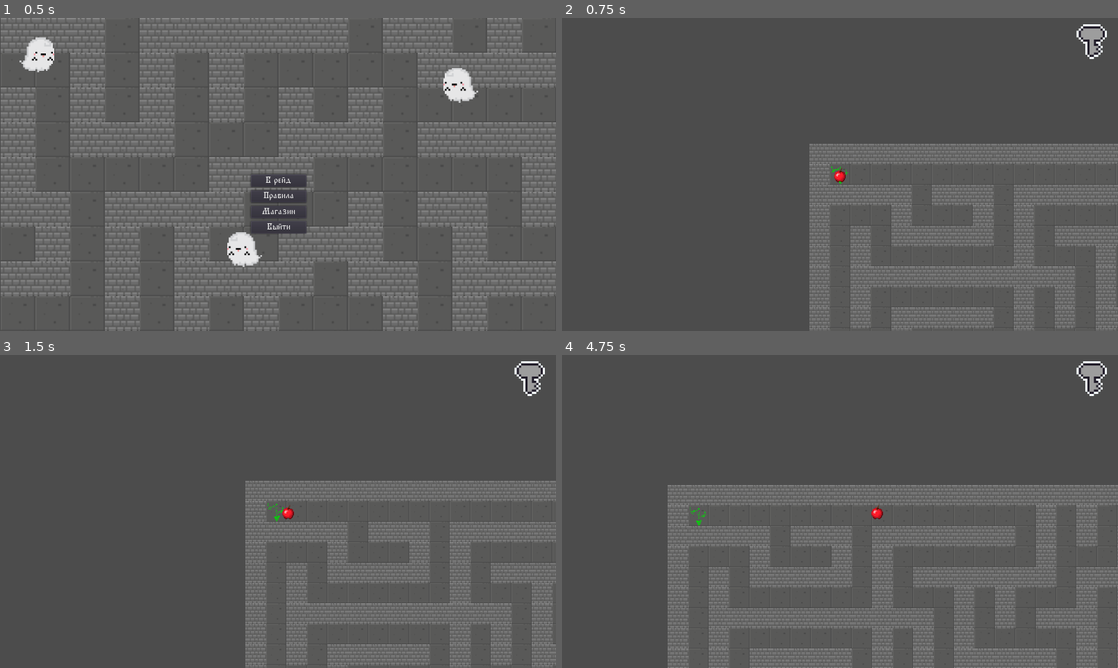
Above: before the commit, frames 1-4 (two rows, left to right).
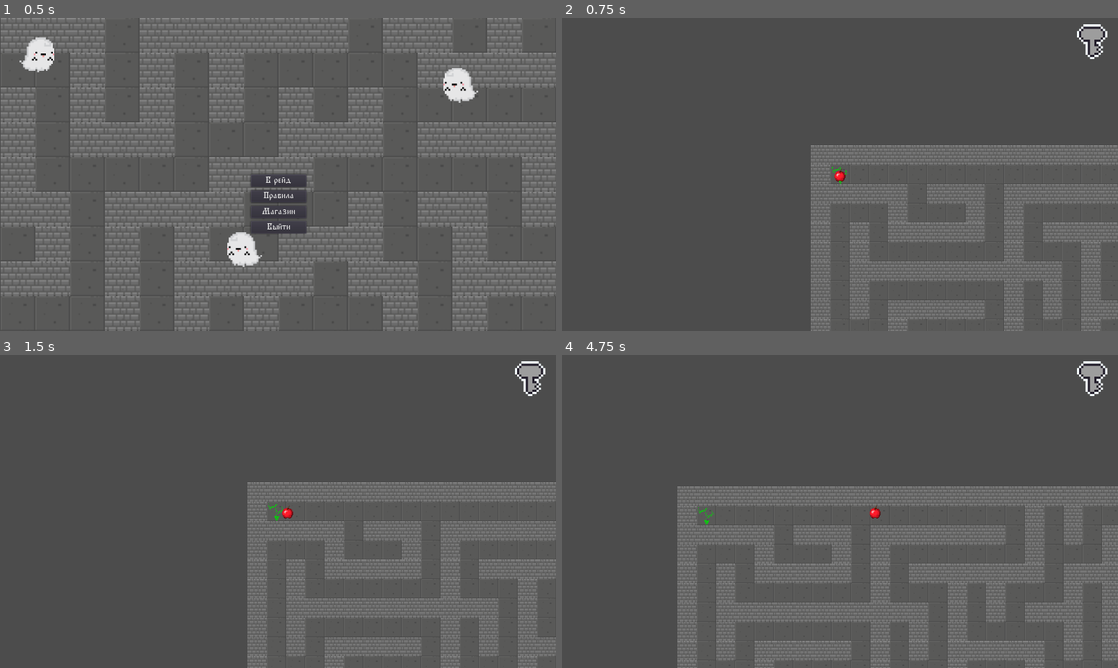
Above: after the commit, the same moments.

Repository: Fuuulkrum7/Maze_2D
Game: Godot game, scene res://Scenes/Menu.tscn
Two runs of this game, one before a commit and one after it. Both use one fixed random seed, a clock stepped at 60 frames per second and the inputs below.
Inputs (mouse positions are in pixels of both pictures, inside the frame that each line leads up to):
- Up to frame 1 (0.5 s): no input
- Up to frame 2 (0.75 s): click "В рейд" at 0.5 s
- Up to frame 3 (1.5 s): tap Enter at 1.25 s; move the mouse to (400, 495) at 1.27 s; hold Right (ui_right) from 1.28 s (still down); click (400, 495) at 1.42 s
- Up to frame 4 (4.75 s): tap Up (ui_up) at 1.52, 2.27, 3.77, 4.52 s; move the mouse to (728, 527) at 2.02 s; move the mouse to (895, 442) at 2.77 s; release Right (ui_right) at 2.78 s; hold Left (ui_left) 2.78-3.53 s; move the mouse to (812, 574) at 3.52 s; hold Right (ui_right) from 3.53 s (still down); click (812, 574) at 3.67 s; move the mouse to (1006, 558) at 4.27 s

Frame 1 is identical in both runs. In frame 2, 4.9% of the frame differs, in the area x 44-100%, y 2-100%; in frame 3, 4.9%; in frame 4, 7.5%, in the area x 19-100%, y 2-100%.

Commit message:
alpha 0.9

Diff:
--- a/Files/Items.json
+++ b/Files/Items.json
@@ -2,13 +2,24 @@
 	"items":{
 		"Странный кристалл": 41,
 		"Окаменелость": 29,
-		"Зуб оборотня": 15,
 		"Серебряный крест": 25,
-		"Старинная монета": 17,
 		"Проклятое ожерелье": 38,
+		"Зуб оборотня": 26,
 		"Статуэтка разврата": 69
 	},
 	"small_items":{
-		"Серебряная гиьза":10
+		"Серебряная гильза":10,
+		"Старинная монета": 17,
+		"Чернила из крови": 7,
+		"Ржавый меч": 13
+	},
+	"weapon":{
+		"Старый револьвер":350,
+		"Серебряная пуля":10
+	},
+	"potion":{
+		"Зелье заморозки":50,
+		"Зелье ускорения":60,
+		"Зелье замедления врага":65
 	}
 }
--- a/Scenes/Cell_Items.tscn
+++ b/Scenes/Cell_Items.tscn
@@ -13,18 +13,25 @@
 var items_number = 0
 var current_items = 0
 var price = 0
+signal button_pressed(item)
+
+
+func _ready():
+	connect(\"button_pressed\", get_parent(), \"_On_Button_pressed\")
 
 
 func _on_Plus_pressed():
 	if current_items < items_number:
 		current_items += 1
 		$Count.text = str(current_items)
+		emit_signal(\"button_pressed\", self)
 
 
 func _on_Minus_pressed():
 	if current_items > 0:
 		current_items -= 1
 		$Count.text = str(current_items)
+		emit_signal(\"button_pressed\", self)
 "
 
 [sub_resource type="DynamicFont" id=3]
@@ -90,10 +97,10 @@
 }
 
 [node name="Result" type="Label" parent="."]
-margin_left = 361.0
-margin_top = -1.0
-margin_right = 551.0
-margin_bottom = 28.0
+margin_left = 351.0
+margin_top = -3.0
+margin_right = 491.0
+margin_bottom = 27.0
 custom_fonts/font = SubResource( 5 )
 text = "Итого: 0"
 align = 1
--- a/Scenes/Information.tscn
+++ b/Scenes/Information.tscn
@@ -7,7 +7,7 @@
 
 
 func _ready():
-	$Info_Text.text = Global.load_file(\"res://Files/Info.txt\")
+	$ScrollContainer/VBoxContainer/Info_Text.text = Global.load_file(\"res://Files/Info.txt\")
 
 
 func _on_Exit_pressed():
@@ -18,6 +18,7 @@
 font_data = ExtResource( 1 )
 
 [sub_resource type="DynamicFont" id=3]
+size = 20
 font_data = ExtResource( 1 )
 
 [node name="Information" type="Control"]
@@ -28,19 +29,6 @@
 "_edit_use_anchors_": false
 }
 
-[node name="Info_Text" type="Label" parent="."]
-anchor_left = 0.5
-anchor_top = 0.5
-anchor_right = 0.5
-anchor_bottom = 0.5
-margin_left = -500.0
-margin_top = -249.0
-margin_right = 507.0
-margin_bottom = 281.0
-custom_fonts/font = SubResource( 2 )
-align = 3
-valign = 3
-
 [node name="Exit" type="Button" parent="."]
 anchor_left = 0.05
 anchor_top = 0.05
@@ -50,10 +38,31 @@
 margin_top = -20.1815
 margin_right = -35.3176
 margin_bottom = -0.181517
-custom_fonts/font = SubResource( 3 )
+custom_fonts/font = SubResource( 2 )
 text = "Назад"
 __meta__ = {
 "_edit_use_anchors_": false
 }
 
+[node name="ScrollContainer" type="ScrollContainer" parent="."]
+margin_left = 32.0
+margin_top = 42.0
+margin_right = 997.0
+margin_bottom = 549.0
+__meta__ = {
+"_edit_use_anchors_": false
+}
+
+[node name="VBoxContainer" type="VBoxContainer" parent="ScrollContainer"]
+margin_bottom = 20.0
+
+[node name="Info_Text" type="Label" parent="ScrollContainer/VBoxContainer"]
+margin_bottom = 20.0
+custom_fonts/font = SubResource( 3 )
+align = 3
+valign = 3
+__meta__ = {
+"_edit_use_anchors_": false
+}
+
 [connection signal="pressed" from="Exit" to="." method="_on_Exit_pressed"]
--- a/Scenes/Main.tscn
+++ b/Scenes/Main.tscn
@@ -41,16 +41,16 @@
 position = Vector2( 507.969, 301.606 )
 z_index = 3
 current = true
-zoom = Vector2( 1.7, 1.7 )
+zoom = Vector2( 1.8, 1.8 )
 script = ExtResource( 4 )
 A = 2.0
 
 [node name="Main_UI" parent="Camera" instance=ExtResource( 6 )]
-margin_left = -869.757
-margin_top = -489.919
-margin_right = 154.243
-margin_bottom = 86.0811
-rect_scale = Vector2( 1.7, 1.7 )
+margin_left = -919.647
+margin_top = -518.428
+margin_right = 104.353
+margin_bottom = 57.5723
+rect_scale = Vector2( 1.8, 1.8 )
 
 [node name="Chest" parent="." instance=ExtResource( 8 )]
 
--- a/Scenes/Main_UI.tscn
+++ b/Scenes/Main_UI.tscn
@@ -68,7 +68,7 @@
 margin_right = 103.0
 margin_bottom = 316.0
 custom_fonts/font = SubResource( 2 )
-custom_colors/font_color = Color( 0, 0, 0, 1 )
+custom_colors/font_color = Color( 1, 1, 1, 1 )
 script = SubResource( 3 )
 __meta__ = {
 "_edit_use_anchors_": false
--- a/Scenes/Shop.tscn
+++ b/Scenes/Shop.tscn
@@ -11,10 +11,24 @@
 font_data = ExtResource( 1 )
 
 [sub_resource type="DynamicFont" id=3]
+font_data = ExtResource( 1 )
+
+[sub_resource type="GDScript" id=6]
+script/source = "extends VBoxContainer
+
+
+signal price_changed(item)
+
+
+func _On_Button_pressed(item):
+	emit_signal(\"price_changed\", item)
+"
+
+[sub_resource type="DynamicFont" id=4]
 size = 30
 font_data = ExtResource( 1 )
 
-[sub_resource type="GDScript" id=4]
+[sub_resource type="GDScript" id=5]
 script/source = "extends Label
 
 
@@ -35,10 +49,6 @@
 anchor_top = 0.05
 anchor_right = 0.15
 anchor_bottom = 0.05
-margin_left = -35.3176
-margin_top = -20.1815
-margin_right = -35.3176
-margin_bottom = -0.181517
 custom_fonts/font = SubResource( 1 )
 text = "Назад"
 __meta__ = {
@@ -46,15 +56,51 @@
 }
 
 [node name="Cell" type="Button" parent="."]
-anchor_left = 0.85
-anchor_top = 0.9
-anchor_right = 0.95
-anchor_bottom = 0.9
+anchor_left = 0.35
+anchor_top = 0.92
+anchor_right = 0.45
+anchor_bottom = 0.92
 custom_fonts/font = SubResource( 2 )
 text = "Продать"
 __meta__ = {
 "_edit_use_anchors_": false
 }
+
+[node name="Buy" type="Button" parent="."]
+anchor_left = 0.85
+anchor_top = 0.92
+anchor_right = 0.95
+anchor_bottom = 0.92
+custom_fonts/font = SubResource( 3 )
+text = "Купить"
+__meta__ = {
+"_edit_use_anchors_": false
+}
+
+[node name="Scroll" type="ScrollContainer" parent="."]
+margin_left = 21.0
+margin_top = 78.0
+margin_right = 504.0
+margin_bottom = 518.0
+__meta__ = {
+"_edit_use_anchors_": false
+}
+
+[node name="Container" type="VBoxContainer" parent="Scroll"]
+custom_constants/separation = 15
+
+[node name="Scroll2" type="ScrollContainer" parent="."]
+margin_left = 518.0
+margin_top = 66.0
+margin_right = 1002.0
+margin_bottom = 512.0
+__meta__ = {
+"_edit_use_anchors_": false
+}
+
+[node name="Container" type="VBoxContainer" parent="Scroll2"]
+custom_constants/separation = 15
+script = SubResource( 6 )
 
 [node name="Coin" type="Sprite" parent="."]
 position = Vector2( 974.664, 34.9228 )
@@ -65,14 +111,16 @@
 margin_top = -11.0
 margin_right = -35.0
 margin_bottom = 19.0
-custom_fonts/font = SubResource( 3 )
+custom_fonts/font = SubResource( 4 )
 custom_colors/font_color = Color( 0, 0, 0, 1 )
 align = 1
 valign = 1
-script = SubResource( 4 )
+script = SubResource( 5 )
 __meta__ = {
 "_edit_use_anchors_": false
 }
 
 [connection signal="pressed" from="Exit" to="." method="_on_Exit_pressed"]
 [connection signal="pressed" from="Cell" to="." method="_on_Cell_pressed"]
+[connection signal="pressed" from="Buy" to="." method="_on_Buy_pressed"]
+[connection signal="price_changed" from="Scroll2/Container" to="." method="_On_Price_changed"]
--- a/Scenes/Small_Chest.tscn
+++ b/Scenes/Small_Chest.tscn
@@ -2,17 +2,15 @@
 
 [ext_resource path="res://Sprites/Chest0.png" type="Texture" id=1]
 
-[sub_resource type="GDScript" id=2]
+[sub_resource type="GDScript" id=1]
 script/source = "extends Area2D
 
 
 func _ready():
 	connect(\"body_entered\", get_parent(), \"_On_Small_Chest_entered\")
-
-
 "
 
-[sub_resource type="RectangleShape2D" id=1]
+[sub_resource type="RectangleShape2D" id=2]
 extents = Vector2( 22.7363, 20.318 )
 
 [sub_resource type="GDScript" id=3]
@@ -28,10 +26,10 @@
 "
 
 [node name="Small_Chest" type="Area2D"]
-script = SubResource( 2 )
+script = SubResource( 1 )
 
 [node name="CollisionShape2D" type="CollisionShape2D" parent="."]
-shape = SubResource( 1 )
+shape = SubResource( 2 )
 
 [node name="Sprite" type="Sprite" parent="."]
 scale = Vector2( 0.6, 0.6 )
--- a/Scripts/Global.gd
+++ b/Scripts/Global.gd
@@ -7,6 +7,7 @@
 var money = 0
 var inventory = {}
 var items = {}
+var version = "alpha 0.9"
 
 const _Finish = preload("res://Scenes/Finish.tscn")
 const _Spawn = preload("res://Scenes/SpawnPoint.tscn")
@@ -87,21 +88,26 @@
 func load_game():
 	money = int(load_file("user://money.dat", true))
 	inventory = load_file("user://inventory.json", true, true)
+	items = load_file("res://Files/Items.json", false, true)
+	var current_version = load_file("user://version.dat", true)
 
 	# если инвентаря ещё нет, создаем его
-	if not inventory:
-		inventory = {
-			"items": {
+	if not inventory or version != current_version:
+		print("new version")
 
-			}
-		}
+		if not inventory:
+			inventory = {}
+		for key in items.keys():
+			if not inventory.has(key):
+				inventory[key] = {
 
-	items = load_file("res://Files/Items.json", false, true)
+				}
 
 
 # Сохранение игры
 func exit():
 	save_file(str(money), "user://money.dat")
+	save_file(version, "user://version.dat")
 	save_file(inventory, "user://inventory.json", true)
 	get_tree().quit() # default behavior
 
--- a/Scripts/Main.gd
+++ b/Scripts/Main.gd
@@ -13,6 +13,7 @@
 var closed_chest = preload("res://Sprites/Chest0.png")
 var ghost_key = preload("res://Sprites/Key0.png")
 var normal_key = preload("res://Sprites/Key1.png")
+var small_chest = preload("res://Scenes/Small_Chest.tscn")
 
 func Show_maze():
 	# создаем лабиринт
@@ -45,6 +46,24 @@
 	$Chest.position = chest_pos
 	$Navigation.start_pos = chest_pos
 
+	for item in small_chests:
+		remove_child(item)
+
+	small_chests = []
+
+	for i in range(2):
+		for j in range(2):
+			if randi() % 3:
+				chest_pos = Vector2((int((randi() % int(WIDTH * 0.3) + int(WIDTH * 0.1) + int(WIDTH * 0.5 * i)) / 2 ) * 2 + 1)* 64 + 32,
+									(int((randi() % int(HEIGHT * 0.3) + int(HEIGHT * 0.1) + int(HEIGHT * 0.5 * j)) / 2) * 2 + 1) * 64 + 32)
+
+				var new_chest = small_chest.instance()
+				new_chest.position = chest_pos
+				add_child(new_chest)
+
+				small_chests.append(new_chest)
+
+	print(len(small_chests))
 	has_key = false
 	items.clear()
 
@@ -77,11 +96,15 @@
 func _On_body_entered(body):
 	# функция рестарта
 	if has_key:
-		for item in items:
-			if Global.inventory["items"].has(item):
-				Global.inventory["items"][item] += 1
-			else:
-				Global.inventory["items"][item] = 1
+		for key in Global.items.keys():
+			for item in items:
+				if Global.items[key].has(item):
+					if Global.inventory[key].has(item):
+						Global.inventory[key][item] += 1
+					else:
+						Global.inventory[key][item] = 1
+
+		Global.save_file(Global.inventory, "user://inventory.json", true)
 
 		$Camera/Main_UI.Finish()
 
@@ -115,6 +138,20 @@
 		$Camera/Main_UI/Items_Timer.start()
 
 
+func _On_Small_Chest_entered(body):
+	if body == Global._Player:
+		# Выбираем предмет из сундука
+		var item = Global.choice(Global.items["small_items"].keys())
+
+		items.append(item)
+
+		var found = """Найдено:
+			%s""" % item
+
+		$Camera/Main_UI/Found_Items.text = found
+		$Camera/Main_UI/Items_Timer.start()
+
+
 func _on_Player_maze_entered():
 	var pos = Global._Player.position / 64
 	pos = Vector2(int(pos.x), int(pos.y))
--- a/Scripts/Shop.gd
+++ b/Scripts/Shop.gd
@@ -1,26 +1,31 @@
 extends Control
 
 
-var default_items_number = 0
+var current_money_for_spend = 0
 
 
 func _ready():
-	default_items_number = get_child_count()
+	var Celler = load("res://Scenes/Cell_Items.tscn")
 
-	var Celler = load("res://Scenes/Cell_Items.tscn")
-	var pos = 0.1
-	for i in Global.inventory["items"].keys():
-		var item = Celler.instance()
-		item.anchor_left = 0.1
-		item.anchor_top = pos
+	for key in Global.inventory.keys():
+		for i in Global.inventory[key].keys():
+			var item = Celler.instance()
 
-		item.text = i
-		item.items_number = Global.inventory["items"][i]
-		item.price = Global.items["items"][i]
+			item.text = i
+			item.items_number = Global.inventory[key][i]
+			item.price = Global.items[key][i]
 
-		add_child(item)
-		pos += 0.07
+			$Scroll/Container.add_child(item)
 
+	for key in Global.items.keys():
+		for i in Global.items[key].keys():
+			var item = Celler.instance()
+
+			item.text = i
+			item.items_number = 100
+			item.price = Global.items[key][i]
+
+			$Scroll2/Container.add_child(item)
 
 
 func _on_Exit_pressed():
@@ -30,27 +35,87 @@
 func _on_Cell_pressed():
 	var deleted_items = 0
 
-	for i in range(default_items_number, get_child_count()):
-		var node = get_child(i - deleted_items)
+	var all_keys = Global.inventory.keys()
+	var key = all_keys[0]
+	var count = len(Global.inventory[key])
+	var index = 0
 
-		var price = Global.items["items"][node.text]
-		Global.money += price * node.current_items
+	for i in range($Scroll/Container.get_child_count()):
+		var node = $Scroll/Container.get_child(i - deleted_items)
 
-		Global.inventory["items"][node.text] -= node.current_items
+		if count < i + 1:
+			index += 1
+			key = all_keys[index]
+			count += len(Global.inventory[key])
+
+		Global.money += node.price * node.current_items
+
+		Global.inventory[key][node.text] -= node.current_items
 
 		node.get_child(2).text = "0"
-		node.items_number = Global.inventory["items"][node.text]
+		node.items_number = Global.inventory[key][node.text]
 		node.current_items = 0
 		node.get_child(3).text = "Итого: 0"
 
-		if not Global.inventory["items"][node.text]:
-			Global.inventory["items"].erase(node.text)
-			remove_child(node)
+		if not Global.inventory[key][node.text]:
+			Global.inventory[key].erase(node.text)
+			$Scroll/Container.remove_child(node)
 
 			deleted_items += 1
 
-			for j in range(i - deleted_items + 1, get_child_count()):
-				get_child(j).anchor_top -= 0.07
-				get_child(j).anchor_bottom -= 0.07
+			for j in range(i - deleted_items + 1, $Scroll/Container.get_child_count()):
+				$Scroll/Container.get_child(j).anchor_top -= 0.07
+				$Scroll/Container.get_child(j).anchor_bottom -= 0.07
 
 	$Coin/Money.text = str(Global.money)
+
+
+func _on_Buy_pressed():
+	var all_keys = Global.items.keys()
+	var key = all_keys[0]
+	var count = len(Global.items[key])
+	var index = 0
+
+	for i in range($Scroll2/Container.get_child_count()):
+		var node = $Scroll2/Container.get_child(i)
+
+		if count < i + 1:
+			index += 1
+			key = all_keys[index]
+			count += len(Global.items[key])
+
+		var price = Global.items[key][node.text]
+		Global.money -= price * node.current_items
+
+		if node.current_items > 0:
+			if Global.inventory[key].has(node.text):
+				Global.inventory[key][node.text] += node.current_items
+
+				for n in $Scroll/Container.get_children():
+					if n.text == node.text:
+						n.items_number = Global.inventory[key][node.text]
+			else:
+				Global.inventory[key][node.text] = node.current_items
+				var item = load("res://Scenes/Cell_Items.tscn").instance()
+
+				item.text = node.text
+				item.items_number = Global.inventory[key][node.text]
+				item.price = Global.items[key][node.text]
+
+				$Scroll/Container.add_child(item)
+
+		node.get_child(2).text = "0"
+		node.current_items = 0
+		node.get_child(3).text = "Итого: 0"
+
+	$Coin/Money.text = str(Global.money)
+
+
+func _On_Price_changed(item):
+	current_money_for_spend += item.price
+
+	if current_money_for_spend > Global.money:
+		current_money_for_spend -= item.price
+		item.current_items -= 1
+		item.get_child(2).text = str(item.current_items)
+		item.get_child(3).text = "Итого" + str(item.current_items * item.price)
Not shown: 1 places in Scenes/Cell_Items.tscn that only renumber resources
Not shown: 1 places in Scenes/Shop.tscn that only renumber resources
Not shown, changed: export_presets.cfg
